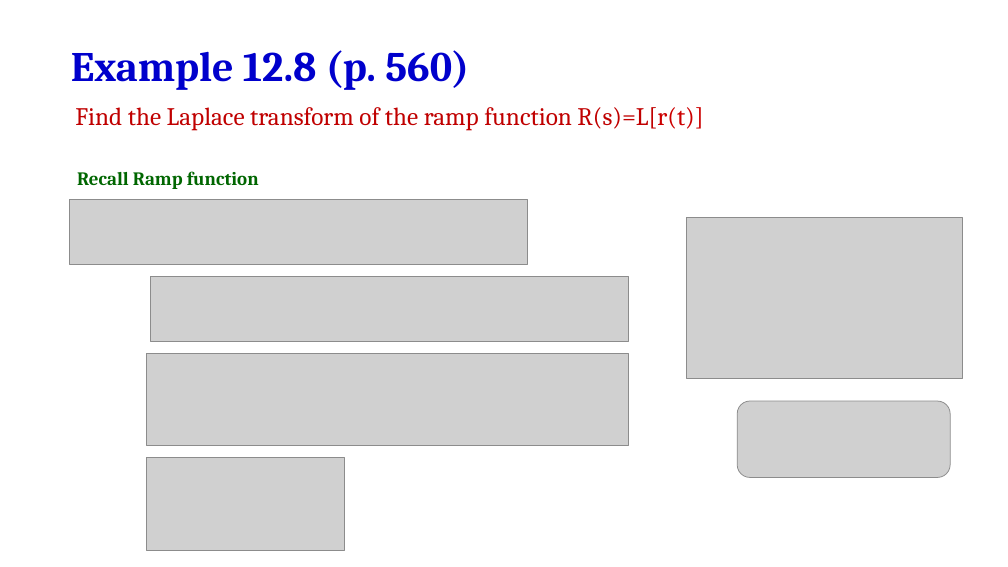
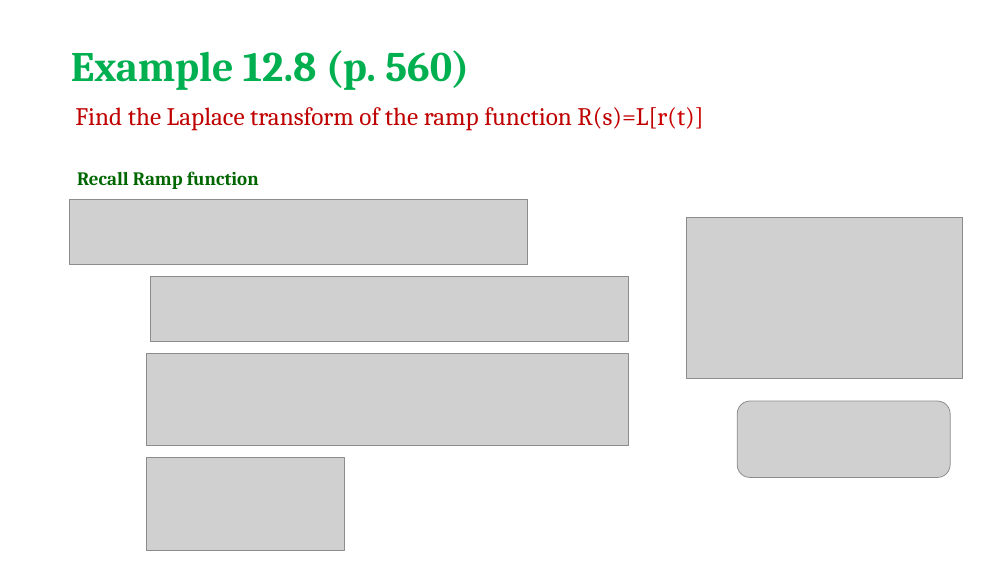
Before and after one commit to salmanrazzaq1993/AUM-WORK, a slide deck: slide 19 of PP WORK/Instructor Version/Week 2/Week 2 lecture 2 LT.pptx. Drawn at 1008x567 pixels with LibreOffice and Linux fonts; fonts in the diff are those of the drawing; grey boxes stand for pictures; background and template pictures are left out. Boxes give left, top, right and bottom in pixels: in the first picture for what was removed or moved away, otherwise in the second. Text is boxed around its words. In the diff, an @@ line names an element or a change of style, - is before the commit and + after.

```diff
--- a/PP WORK/Instructor Version/Week 2/Week 2 lecture 2 LT.pptx
+++ b/PP WORK/Instructor Version/Week 2/Week 2 lecture 2 LT.pptx
@@ text "Example 12.8 (p. 560)" at [71,50,469,90]: text colour #0000CC to #00B050 @@
```
Also in this commit, not shown: 3 other slides changed, 1 slide added.
